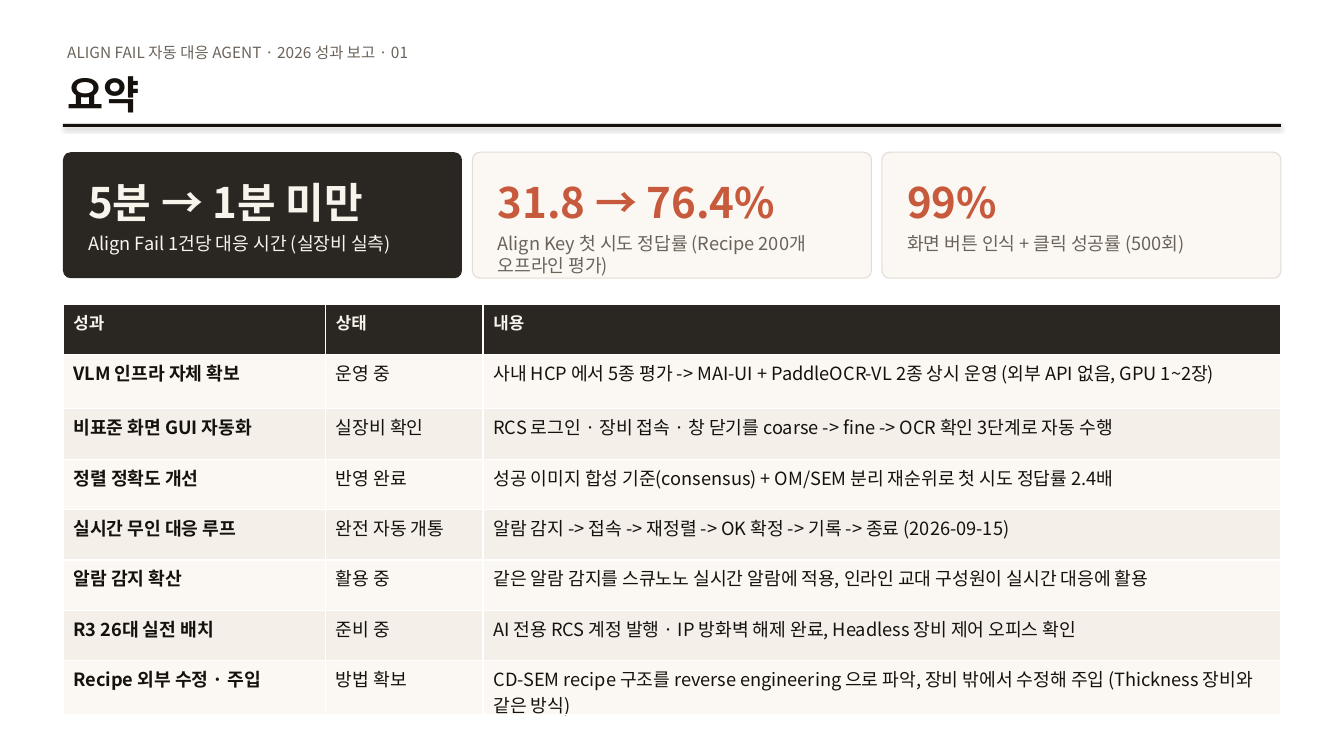
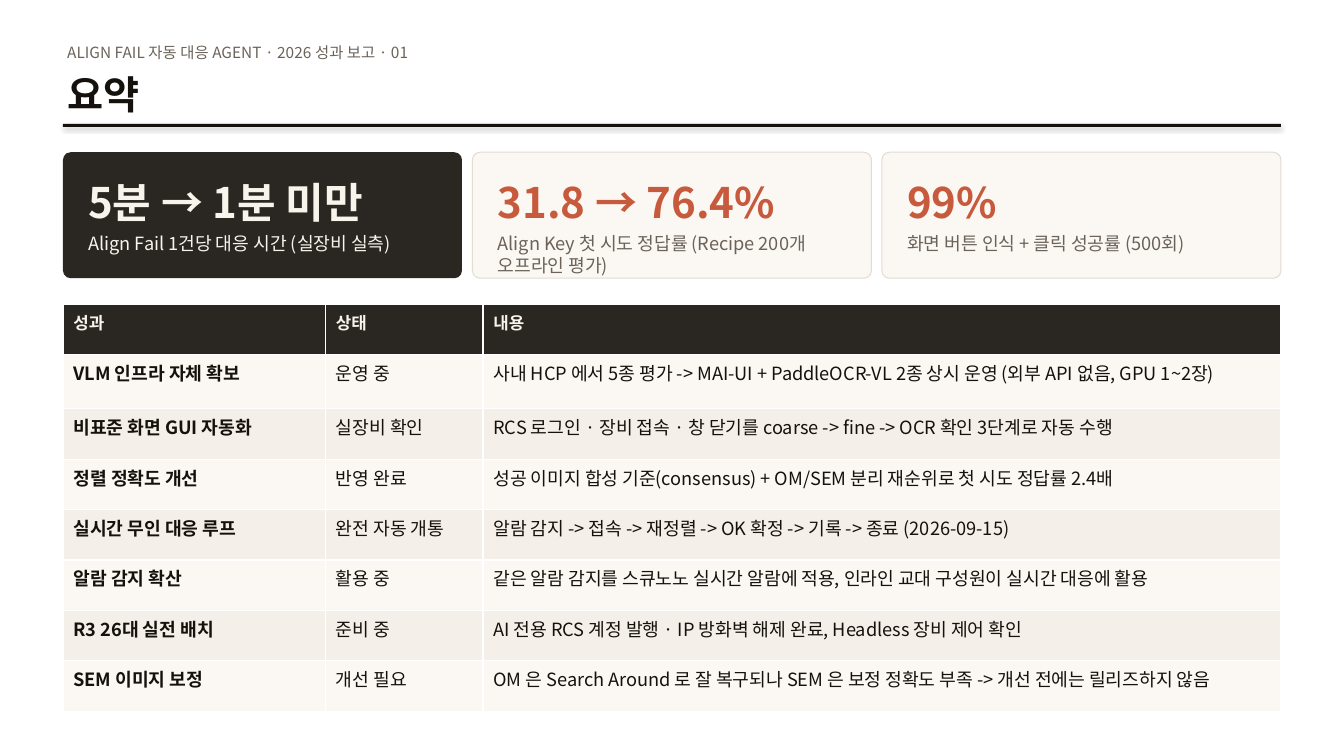
Before and after one commit to DarrenKoi/auto_recipe_creator, a slide deck: slide 2 of docs/project_progress/Align_Tuning_Agent_2026_year_end.pptx. Drawn at 1344x756 pixels with LibreOffice and Linux fonts; fonts in the diff are those of the drawing. Boxes give left, top, right and bottom in pixels: in the first picture for what was removed or moved away, otherwise in the second. Text is boxed around its words. In the diff, an @@ line names an element or a change of style, - is before the commit and + after.

```diff
--- a/docs/project_progress/Align_Tuning_Agent_2026_year_end.pptx
+++ b/docs/project_progress/Align_Tuning_Agent_2026_year_end.pptx
@@ table at box(63, 304, 1280, 708) @@
-row 7, column 3: AI 전용 RCS 계정 발행 · IP 방화벽 해제 완료, Headless 장비 제어 오피스 확인
+row 7, column 3: AI 전용 RCS 계정 발행 · IP 방화벽 해제 완료, Headless 장비 제어 확인
-row 8: Recipe 외부 수정 · 주입 | 방법 확보 | CD-SEM recipe 구조를 reverse engineering 으로 파악, 장비 밖에서 수정해 주입 (Thickness 장비와 같은 방식)
+row 8: SEM 이미지 보정 | 개선 필요 | OM 은 Search Around 로 잘 복구되나 SEM 은 보정 정확도 부족 -> 개선 전에는 릴리즈하지 않음
```
Also in this commit, not shown: 3 other slides changed, 2 other files.
